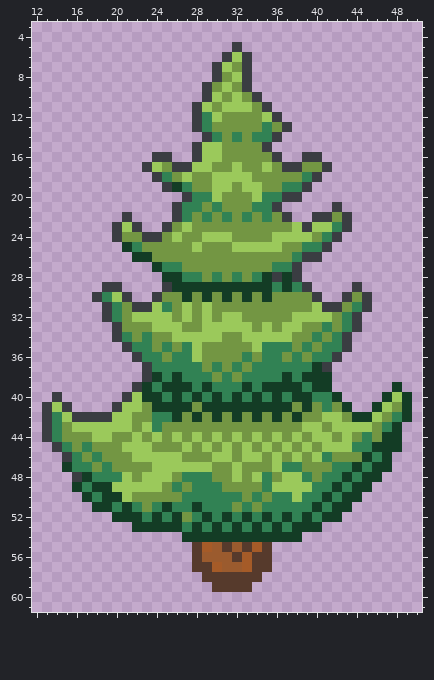
File history of a pixel-art file, Assets/img/treeleaves.ase. Above is the file before it was changed.
64x64 pixels, 1 frame. Shown: x 12..50, y 3..61.
The result:
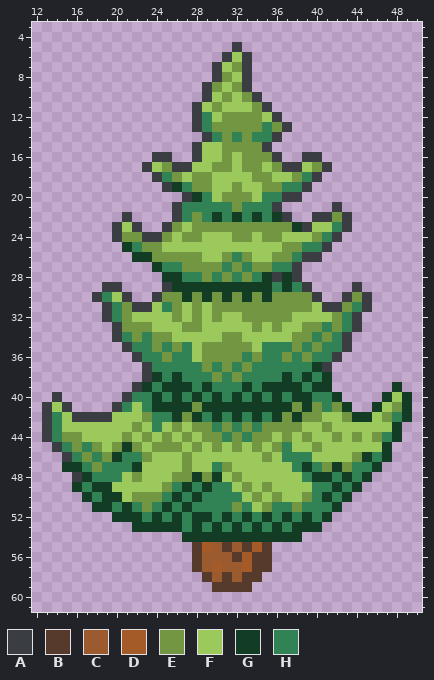
Palette (. is transparent): A #3a3d42  B #563a2c  C #9b5b2e  D #a55b28  E #739643  F #9bc95b  G #133c25  H #318254
From old to new:
--- layers "Layer", "Layer 1"
@@ x 23..41 @@
 15 .....AFFEEEEA......
-16 .AA..AFFEEEEEA..AA.
-17 AFEAAFFEEFEEFEAAEEA
-18 .AHEFEEFFFFEEEEEHA.
+16 .AA..AFFEFEEEA..AA.
+17 AFEAAFFEEFEEFEAAFEA
+18 .AHEFEEFFFFEEFFEHA.
 19 ..AGHEEFFEFFEEHHA..
-20 ....AHHFEEEFHHAA...
-21 ...AHHEHEEEHHA.....
-22 ...AHEHEHEHEHEA..AA
-23 ..AEFEEEEEEEEEEFAFF
-24 AAEFEEFFFEEEEFFFFEH
-25 EEEEEFEEEFFFFFEEHHA
-26 GEEEEEEEEEEEEEEHAA.
-27 .GHHEEEEEEEEEHHA...
+20 ....AGHFEEEFHHAA...
+21 ...AHHHHHEHHHA.....
+22 ...AHEHGHGHGHGA..AA
+23 ..AEFEEEEEEEEEEGAFF
+24 AAEFEEFFFEEFEEFFFEH
+25 EEFFFFFFFFFFFFEEHHA
+26 GEEEEEFFEHEFFEEHAA.
+27 .GHHEEEEHEHEEHHA...
 28 ..GGHHEHEHEHGAGA...
@@ x 12..50 @@
 37 ...........AHHHHHEHEHEHHHHHHGA.........
-38 ...........AGHGHHHEHEHHHHGHGGG.........
+38 ...........AGHGHHHEHEHHHHGHGHG.........
 39 ..........AGHGGGHGHHHGHGGGGHGG......G..
-40 ..A......AFGGHGHGHGHGHGHGHGGHHG....GFG.
-41 .AFA....AFFEGGGGEGGGGGGGGGEGEHEG..GFEG.
-42 .AHFAAAAFFEEHHGEGEGEGEGEGEGEEFFEGGFEHG.
-43 .AHEFFFFFFEFHEEEEEEEEEEEEEEFFEFFFFEHG..
-44 .AHEEEFFEEFEFEFEFEFEFEFEFEFEFFEFEHEGG..
-45 ..AHEHEEEFFFEEEFEFEFEFEFEFEFEFFFHHGGG..
-46 ...AHEHEEEFFFFFEEEFFEFFEFEFEFHEEEGHG...
-47 ...GHHEHEEEEFFFFFFEEFEEEFHHEEEHHGHGG...
-48 ....AGHHHFEFFFEHHHEEFEFHEFFHEHHGHGG....
-49 ....GHGGFFFFFEHEHHHEEEEHFFFFHHGHGG.....
-50 .....GHGGFEEEEEHHHHHHEHEHHFHHGHGG......
-51 ......GGHGHEHGHHGHHHEHEHHHHHGHGG.......
-52 ........GGGHGHGEHGHGHGHGHGHGHGG........
+40 ..A......AHHGHGHGHGHGHGHGHGGHHG....GFG.
+41 .AFA....AHFHGGGGEGGGGGGGGGEGEHEG..GFEG.
+42 .AHFAAAAFFFEHHGEGHGHGHGHGEGEEFFEGGFEHG.
+43 .AHFFFFFFFEFHFEFEEHEHEHEEEEFFEFFFFFFG..
+44 .AHEEFFFFEFEFEFEFEEHEHEEFEFEFFEFEFEHG..
+45 ..AHEHEFEGEFEEEFEFEFEFEFEHFFEFFFFFFG...
+46 ...AHEHEGHHEFFFEFFFFFFFEFHHHFFFFEGHG...
+47 ...GGHEHHHGFFFFEFFHEFFFFFFHGHEGEHHG....
+48 ....AGHHHFEFFFEEGEGFEFFFFFFHGGHGHG.....
+49 ....GHGGFFFFFEHGHGHHFEFEFFFFHHGHG......
+50 .....GHGGFEEEHGHGHHHHFEFEFFEHGHG.......
+51 ......GGHGHEHGHGHHHHEHFEHHEHHHG........
+52 ........GGGHGHGHGGHGHGHGHGHGHG.........
 53 ..........GGGGGHGHGHGHGHGHGGG..........
@@ x 27..34 @@
 56 .BCCCBDB
-57 .BBDCCDB
-58 ..BBBBBB
+57 .BCDCCDB
+58 ..BCBCBB
 59 ...BBBB.
